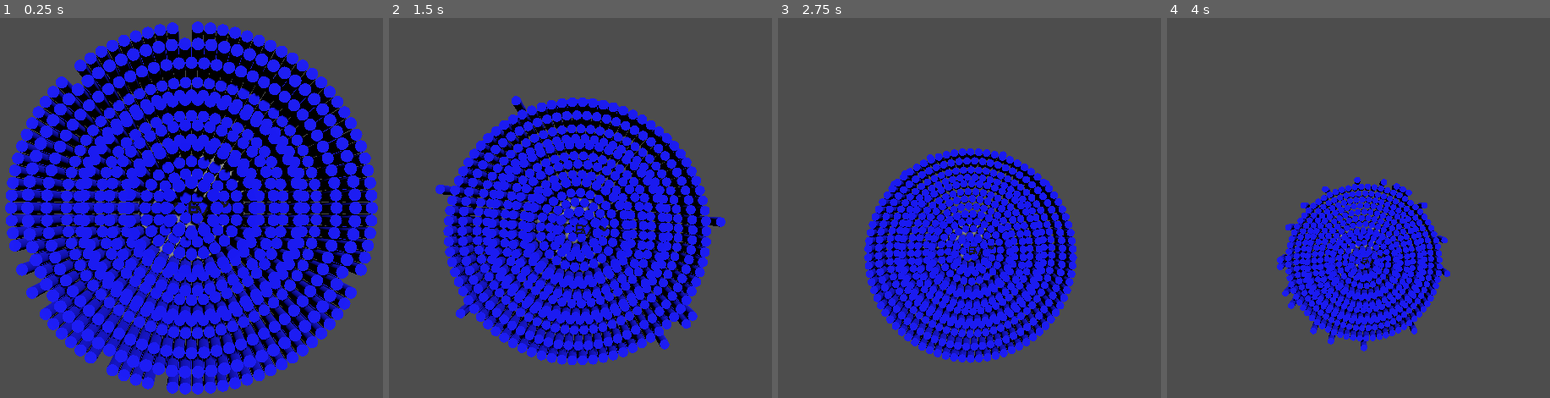
Above: before the commit, frames 1-4 (left to right).
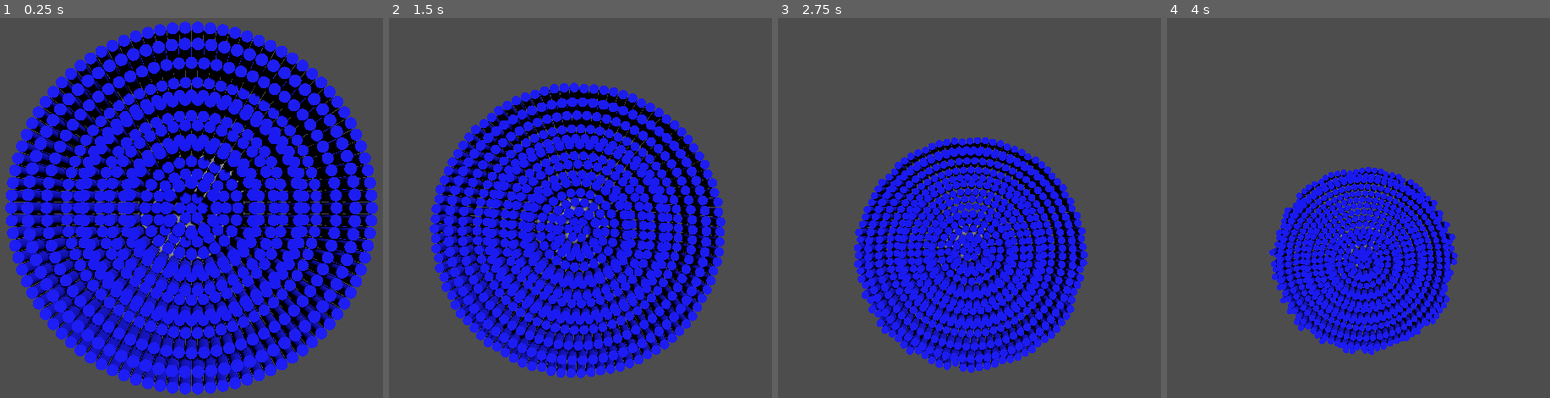
Above: after the commit, the same moments.

Repository: ChaffeyGameDevelopmentClub/SummerGameJam
Game: Godot game, scene res://test_scene.tscn
Same seed, same stepped clock (60 frames per second), same inputs: the game is played once before the commit and once after it.
Inputs (mouse positions are in pixels of both pictures, inside the frame that each line leads up to):
- Up to frame 1 (0.25 s): no input
- Up to frame 2 (1.5 s): tap Enter (ui_accept) at 0.5, 0.77 s; move the mouse to (618, 208) at 0.52 s; hold W (up) from 0.53 s (still down); move the mouse to (546, 208) at 1.27 s
- Up to frame 3 (2.75 s): keep holding W (up); tap Enter (ui_accept) at 1.52 s; move the mouse to (984, 200) at 2.02 s
- Up to frame 4 (4 s): keep holding W (up); move the mouse to (1350, 215) at 2.77 s; tap Enter (ui_accept) at 3.02, 3.77 s; move the mouse to (1408, 211) at 3.52 s

The runs differ from the first frame. In frame 1, 1.2% of the frame differs, in the area x 3-95%, y 0-99%; in frame 2, 7.4%, in the area x 10-88%, y 16-95%; in frame 3, 4.6%; in frame 4, 4.2%.

Commit message:
Cleaned up
Got rid of print statements and unneeded stuff

Diff:
--- a/Godot/HexagonSpawner.gd
+++ b/Godot/HexagonSpawner.gd
@@ -2,6 +2,7 @@
 
 @export var hexagon: PackedScene
 @export var crumble_timer: Timer
+@export var row = 15
 
 var theta = 120.0
 var current_row = 1.0
@@ -10,7 +11,7 @@
 var hexagon_array: Array
 var hex_row: int = 0
 var hex_id: int = 0 # rand later
-var row = 15
+
 var rng
 
 func _ready():
@@ -23,7 +24,7 @@
 	var y = 0
 	hexagon_array.append([])
 	for i  in range (find_num(row)):
-		#breaks crumble function ?
+		#breaks crumble function ? put a delay between the two ie: start after for loop
 		#await get_tree().create_timer(.01).timeout
 		if i == num_of_hexagons [current_row - 1]:
 			theta = 360.0 / (6.0 * (current_row))
@@ -37,7 +38,6 @@
 		var z = radius*sin(num*deg_to_rad(theta))
 		var new_hexagon = hexagon.instantiate()
 		add_child(new_hexagon)
-
 		hexagon_array[hex_row].append(new_hexagon)
 		new_hexagon.initialize(Vector3(x, y, z))
 		num += 1
@@ -53,8 +53,6 @@
 		return x
 
 
-
-
 func _on_crumble_timer_timeout():
 	if hexagon_array[hex_row].size() <= 0:
 		hex_row -= 1
@@ -63,10 +61,6 @@
 		hex_id = rng.randi_range(0, hexagon_array[hex_row].size() - 1)
 	if hexagon_array[hex_row].is_empty():
 		crumble_timer.stop()
-		await get_tree().create_timer(2).timeout
-		$"../_)".visible = true
 		return
-	#print(hexagon_array[hex_row].size())
-	print(str(hex_row) + " " + str(hex_id))
 	hexagon_array[hex_row][hex_id].crumble()
 	hexagon_array[hex_row].remove_at(hex_id)
--- a/Godot/hexagon.gd
+++ b/Godot/hexagon.gd
@@ -8,4 +8,5 @@
 func _on_fall_timer_timeout():
 	position.y -= num
 	num += num/10
-	queue_free()
+	if position.y <= -5:
+		queue_free()
--- a/Godot/test_scene.tscn
+++ b/Godot/test_scene.tscn
@@ -8,12 +8,6 @@
 
 [sub_resource type="SphereShape3D" id="SphereShape3D_nkwpr"]
 radius = 0.714181
-
-[sub_resource type="StandardMaterial3D" id="StandardMaterial3D_seo80"]
-albedo_color = Color(0, 0, 0, 1)
-
-[sub_resource type="PlaneMesh" id="PlaneMesh_aa1xi"]
-material = SubResource("StandardMaterial3D_seo80")
 
 [node name="TestScene" type="Node3D"]
 
@@ -49,105 +43,4 @@
 [node name="CrumbleTimer" type="Timer" parent="."]
 wait_time = 0.01
 
-[node name="UR" type="Node3D" parent="."]
-transform = Transform3D(1, 0, 0, 0, 1, 0, 0, 0, 1, -3, 0, 0)
-
-[node name="MeshInstance3D2" type="MeshInstance3D" parent="UR"]
-transform = Transform3D(0.188239, 0, 0, 0, 1, 0, 0, 0, 1, -3.87364, 2, 0)
-mesh = SubResource("PlaneMesh_aa1xi")
-
-[node name="MeshInstance3D4" type="MeshInstance3D" parent="UR"]
-transform = Transform3D(0.188239, 0, 0, 0, 1, 0, 0, 0, 1, -2.19123, 2, 0)
-mesh = SubResource("PlaneMesh_aa1xi")
-
-[node name="MeshInstance3D5" type="MeshInstance3D" parent="UR"]
-transform = Transform3D(0.188239, 0, 0, 0, 1, 0, 0, 0, 1, -0.811095, 2, 0)
-mesh = SubResource("PlaneMesh_aa1xi")
-
-[node name="MeshInstance3D6" type="MeshInstance3D" parent="UR"]
-transform = Transform3D(0.147004, 0, 0.367554, 0, 1, 0, -0.108833, 0, 0.496467, -0.227835, 2, 0.468751)
-mesh = SubResource("PlaneMesh_aa1xi")
-
-[node name="MeshInstance3D7" type="MeshInstance3D" parent="UR"]
-transform = Transform3D(-0.00419435, 0, 0.617556, 0, 1, 0, -0.182859, 0, -0.0141652, -0.100928, 2.04237, -0.817638)
-mesh = SubResource("PlaneMesh_aa1xi")
-
-[node name="MeshInstance3D8" type="MeshInstance3D" parent="UR"]
-transform = Transform3D(-0.121785, 0, 0.460882, 0, 1, 0, -0.136468, 0, -0.411295, 0.116484, 1.99296, -0.42187)
-mesh = SubResource("PlaneMesh_aa1xi")
-
-[node name="MeshInstance3D3" type="MeshInstance3D" parent="UR"]
-transform = Transform3D(0.00360386, 0, 0.999817, 0, 1, 0, -0.188205, 0, 0.0191451, -3.04379, 1.88746, 0.827874)
-mesh = SubResource("PlaneMesh_aa1xi")
-
-[node name="GAY" type="Node3D" parent="."]
-transform = Transform3D(1, 0, 0, 0, 1, 0, 0, 0, 1, -3, 0, 0)
-
-[node name="MeshInstance3D2" type="MeshInstance3D" parent="GAY"]
-transform = Transform3D(0.188239, 0, 0, 0, 1, 0, 0, 0, 1, 2.72871, 2, 0)
-mesh = SubResource("PlaneMesh_aa1xi")
-
-[node name="MeshInstance3D3" type="MeshInstance3D" parent="GAY"]
-transform = Transform3D(0.00250145, 0, -0.6599, 0, 1, 0, 0.189069, 0, 0.0087307, 3.38393, 1.91724, 0.72902)
-mesh = SubResource("PlaneMesh_aa1xi")
-
-[node name="MeshInstance3D7" type="MeshInstance3D" parent="GAY"]
-transform = Transform3D(-0.176819, 0.047427, -0.231736, 0.0078577, 0.998842, 0.015998, 0.0665356, 0.00807629, -0.617727, 4.41768, 1.9753, 0.243951)
-mesh = SubResource("PlaneMesh_aa1xi")
-
-[node name="MeshInstance3D8" type="MeshInstance3D" parent="GAY"]
-transform = Transform3D(-0.172363, 0.0243332, 0.58039, 0.00815896, 0.975356, 0.0294214, -0.0936595, 0.0401855, -1.06554, 5.6319, 1.9753, 0.243951)
-mesh = SubResource("PlaneMesh_aa1xi")
-
-[node name="MeshInstance3D11" type="MeshInstance3D" parent="GAY"]
-transform = Transform3D(-0.172363, 0.0243332, 0.58039, 0.00815896, 0.975356, 0.0294214, -0.0936595, 0.0401855, -1.06554, 8.87722, 1.99929, -0.0938708)
-mesh = SubResource("PlaneMesh_aa1xi")
-
-[node name="MeshInstance3D12" type="MeshInstance3D" parent="GAY"]
-transform = Transform3D(-0.213907, 0.0452149, -0.391561, 0.0124013, 0.96695, 0.0136431, 0.207717, -0.0111677, -0.404043, 8.46848, 2.0673, -0.64226)
-mesh = SubResource("PlaneMesh_aa1xi")
-
-[node name="MeshInstance3D9" type="MeshInstance3D" parent="GAY"]
-transform = Transform3D(-0.163637, 0.0469059, -0.668142, 0.00815896, 0.975356, 0.0294214, 0.108185, -0.00261001, -1.01282, 6.90969, 1.9911, 0.120892)
-mesh = SubResource("PlaneMesh_aa1xi")
-
-[node name="MeshInstance3D10" type="MeshInstance3D" parent="GAY"]
-transform = Transform3D(0.0116451, 0.0217241, -0.55246, 0.00958336, 0.980468, 0.0134126, 0.230118, -0.0419313, 0.0273986, 6.33688, 1.9911, 0.120892)
-mesh = SubResource("PlaneMesh_aa1xi")
-
-[node name="MeshInstance3D4" type="MeshInstance3D" parent="GAY"]
-transform = Transform3D(0.00249025, 0, -0.999912, 0, 1, 0, 0.188223, 0, 0.0132292, 3.68382, 2.11094, -0.931166)
-mesh = SubResource("PlaneMesh_aa1xi")
-
-[node name="MeshInstance3D5" type="MeshInstance3D" parent="GAY"]
-transform = Transform3D(0.00250004, 0, -0.702926, 0, 1, 0, 0.188962, 0, 0.00929995, 3.54839, 2.01585, -0.116608)
-mesh = SubResource("PlaneMesh_aa1xi")
-
-[node name="MeshInstance3D6" type="MeshInstance3D" parent="GAY"]
-transform = Transform3D(0.154903, 0, -0.132276, 0, 1, 0, 0.0329624, 0, 0.621616, 4.03201, 1.9683, 0.2485)
-mesh = SubResource("PlaneMesh_aa1xi")
-
-[node name="_)" type="Node3D" parent="."]
-visible = false
-
-[node name="MeshInstance3D2" type="MeshInstance3D" parent="_)"]
-transform = Transform3D(0.125208, 0, 0.746708, 0, 1, 0, -0.14056, 0, 0.665152, -1.37499, 1.30396, 5.90311)
-mesh = SubResource("PlaneMesh_aa1xi")
-
-[node name="MeshInstance3D4" type="MeshInstance3D" parent="_)"]
-transform = Transform3D(0.253791, 0, -0.0328937, 0, 1.45708, 0, 0.0120972, 0, 0.690086, -1.30207, 1.44897, 4.64126)
-mesh = SubResource("PlaneMesh_aa1xi")
-
-[node name="MeshInstance3D6" type="MeshInstance3D" parent="_)"]
-transform = Transform3D(0.253791, 0, -0.0328937, 0, 1.45708, 0, 0.0120972, 0, 0.690086, -0.242034, 1.45139, 4.6636)
-mesh = SubResource("PlaneMesh_aa1xi")
-
-[node name="MeshInstance3D5" type="MeshInstance3D" parent="_)"]
-transform = Transform3D(0.122081, 0, 0.176148, 0, 1.11479, 0, -0.137049, 0, 0.156909, -0.289576, 1.43689, 4.78814)
-mesh = SubResource("PlaneMesh_aa1xi")
-
-[node name="MeshInstance3D3" type="MeshInstance3D" parent="_)"]
-transform = Transform3D(0.134105, 0, -0.701755, 0, 1, 0, 0.132098, 0, 0.712418, 0.00624895, 1.31605, 5.85429)
-mesh = SubResource("PlaneMesh_aa1xi")
-
 [connection signal="timeout" from="CrumbleTimer" to="HexagonSpawner" method="_on_crumble_timer_timeout"]
Not shown: 1 places in Godot/test_scene.tscn that only renumber resources
